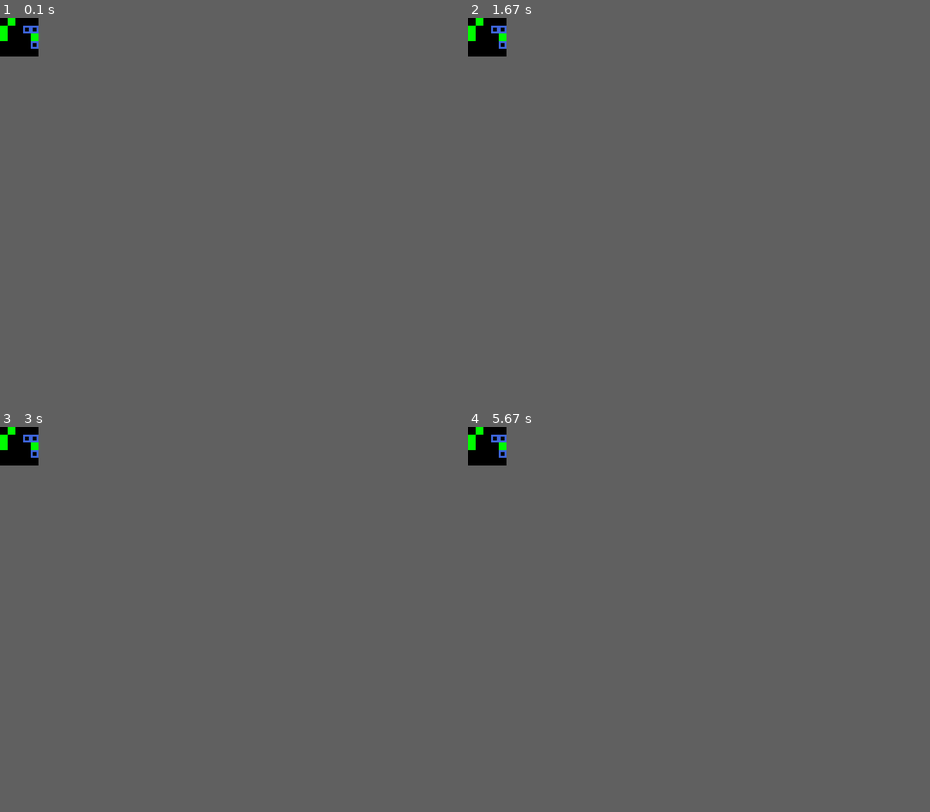
Above: before the commit, frames 1-4 (two rows, left to right).
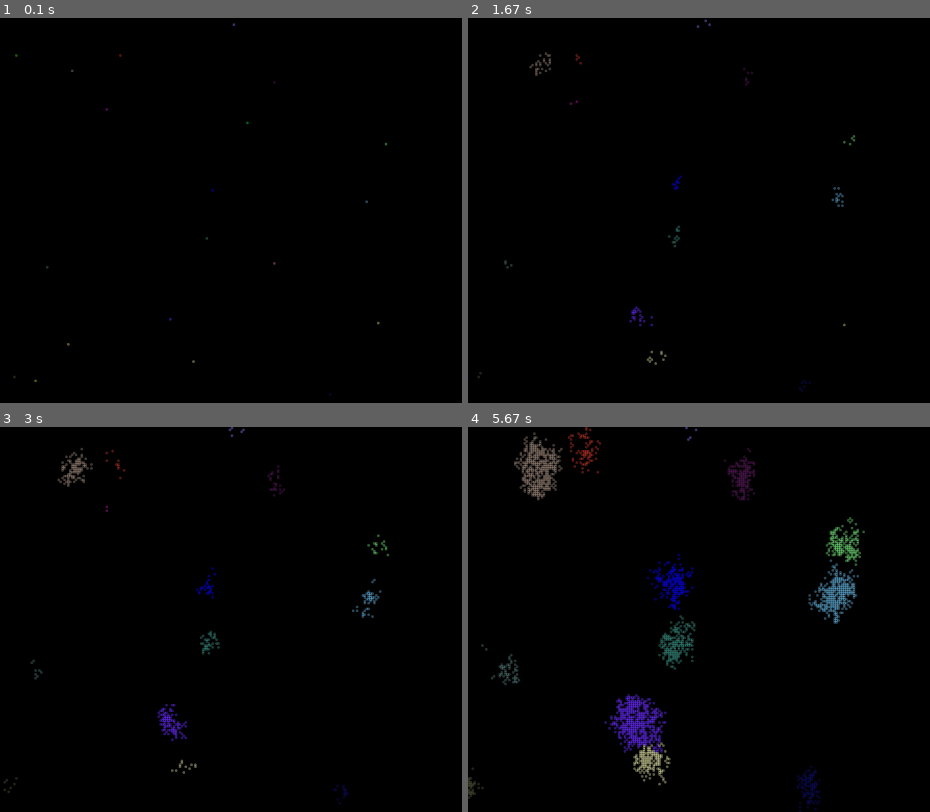
Above: after the commit, the same moments.

Repository: 6hAkunAmAtAtA9/Evolution_simulation_pygame
Game: pygame game, started from evolution_game.py
The game is run twice, just before and just after one commit, with the same random seed, the same clock (stepped at 60 frames per second) and the same inputs.
Inputs:
- Up to frame 1 (0.1 s): no input
- Up to frame 2 (1.67 s): no input
- Up to frame 3 (3 s): no input
- Up to frame 4 (5.67 s): no input
In our replay, the window is 75x75 before the commit and 900x750 after it. These sizes can differ from the game's own. Grey fills any space a smaller window leaves; there, only what the larger window draws over its background counts as a difference.

The runs differ from the first frame. In frame 1, 0.3% of the frame differs, in the area x 0-84%, y 0-98%; in frame 2, 0.5%; in frame 3, 1.1%; in frame 4, 4.4%, in the area x 0-86%, y 0-100%.

Commit message:
2. Working array. Dying and birthing. Energy and move_dying

Diff:
--- a/actions.py
+++ b/actions.py
@@ -1,16 +1,23 @@
 import random
 import pygame
 from settings import Settings
+from cell import Cell
 settings = Settings()
 
 
 def life_cicle(cell, cell_list):
     """Main circle of events in cells life"""
     location = nearby_objects(cell, cell_list)
+    birth(cell, cell_list, location)
+    square_moving(cell, cell_list, location)
+    cell.action_possibility = False
+    cell.freedom_love += 1
 
-    square_moving(cell, cell_list, location)
+
+
+
+
     #print(location[0], location[1], location[2], sep='\n')
-    #print("**************")
     #print(nearby_objects(cell, cell_list))
 
 
@@ -68,23 +75,35 @@
 def square_moving(cell, cell_list, location):
     cell.moving_indicator = random.choice(('up', 'down', 'left', 'right'))
 
-    if cell.moving_indicator == 'up' and cell.y >= cell.height and location[0][1] == '0':
-        cell.y -= cell.height
+    if cell.moving_indicator == 'up' and location[0][1] == '0':
+        cell_list[cell.y - 1][cell.x] = cell
+        cell_list[cell.y][cell.x] = '0'
+        cell.y -= 1
         cell.energy -= 1
+        cell.freedom_love -= 2
 
-    if cell.moving_indicator == 'down' and cell.y <= settings.screen_height - 2 * cell.height and location[2][1] == '0':
-        cell.y += cell.height
+    if cell.moving_indicator == 'down' and location[2][1] == '0':
+        cell_list[cell.y + 1][cell.x] = cell
+        cell_list[cell.y][cell.x] = '0'
+        cell.y += 1
         cell.energy -= 1
+        cell.freedom_love -= 2
 
-    if cell.moving_indicator == 'right' and cell.x >= cell.width and location[1][0] == '0':
-        cell.x -= cell.width
+    if cell.moving_indicator == 'left' and location[1][0] == '0':
+        cell_list[cell.y][cell.x - 1] = cell
+        cell_list[cell.y][cell.x] = '0'
+        cell.x -= 1
         cell.energy -= 1
+        cell.freedom_love -= 2
 
-    if cell.moving_indicator == 'left' and cell.x <= settings.screen_width - 2 * cell.width and location[1][2] == '0':
-        cell.x += cell.width
+    if cell.moving_indicator == 'right' and location[1][2] == '0':
+        cell_list[cell.y][cell.x + 1] = cell
+        cell_list[cell.y][cell.x] = '0'
+        cell.x += 1
         cell.energy -= 1
+        cell.freedom_love -= 2
 
-    cell.object = pygame.Rect((cell.x, cell.y, cell.width, cell.height))
+    cell.object = pygame.Rect((cell.x * cell.width, cell.y * cell.height, cell.width, cell.height))
 
 def movement_possibility(cell, cell_list):
     for v in cell_list.values():
@@ -98,36 +117,50 @@
     top = ['0', '0', '0']
     middle = ['0', 'C', '0']
     bottom = ['0', '0', '0']
-    for k, v in cell_list.items():
-        if cell == v:
-            continue
-        if v.x - cell.width <= cell.x <= v.x + cell.width:
-            if v.y - cell.height <= cell.y <= v.y + cell.height:
-                if v.x - cell.width == cell.x:
-                    if v.y + cell.height == cell.y:
-                        top[2] = [k, v.type[0]]
-                    elif v.y == cell.y:
-                        middle[2] = [k, v.type[0]]
-                    else:
-                        bottom[2] = [k, v.type[0]]
-                elif v.x == cell.x:
-                    if v.y + cell.height == cell.y:
-                        top[1] = [k, v.type[0]]
-                    else:
-                        bottom[1] = [k, v.type[0]]
-                else:
-                    if v.y + cell.height == cell.y:
-                        top[0] = [k, v.type[0]]
-                    elif v.y == cell.y:
-                        middle[0] = [k, v.type[0]]
-                    else:
-                        bottom[0] = [k, v.type[0]]
+
+    top[0] = try_to_see(cell_list, cell.y - 1, cell.x - 1)
+    top[1] = try_to_see(cell_list, cell.y - 1, cell.x)
+    top[2] = try_to_see(cell_list, cell.y - 1, cell.x + 1)
+    middle[0] = try_to_see(cell_list, cell.y, cell.x - 1)
+    middle[2] = try_to_see(cell_list, cell.y, cell.x + 1)
+    bottom[0] = try_to_see(cell_list, cell.y + 1, cell.x - 1)
+    bottom[1] = try_to_see(cell_list, cell.y + 1, cell.x)
+    bottom[2] = try_to_see(cell_list, cell.y + 1, cell.x + 1)
     return [top, middle, bottom]
 
-def killer(cell_list:dict):
-    kill_list = []
-    for k, v in cell_list.items():
-        if v.energy <= 0:
-            kill_list.append(k)
+def try_to_see(cell_list, oringinal_y, original_x):
+    a = '-'
+    if original_x < 0 or oringinal_y < 0:
+        return '-'
+    try:
+        a = cell_list[oringinal_y][original_x]
+    except IndexError:
+        a = '-'
+    return a
 
-    [cell_list.pop(key) for key in kill_list]
+
+def birth(cell, cell_list, location):
+    birth_probability = random.randint(1, 5)
+    if birth_probability >= 5 and len(cell_list) - 1 > cell.y > 1:
+        if cell_list[cell.y - 1][cell.x] == '0':
+            try:
+                cell_list[cell.y - 1][cell.x] = Cell(cell.y - 1, cell.x, cell.color)
+
+            except IndexError:
+                pass
+        elif cell_list[cell.y + 1][cell.x] == '0':
+            try:
+                cell_list[cell.y + 1][cell.x] = Cell(cell.y + 1, cell.x, cell.color)
+            except IndexError:
+                pass
+
+
+
+def killer(cell_list, death_count):
+    for i in range(len(cell_list)):
+        for j in range(len(cell_list[i])):
+            if cell_list[i][j] != '0':
+                if (cell_list[i][j].type == 'cell' and cell_list[i][j].freedom_love > 10) or cell_list[i][j].energy == 0:
+                    cell_list[i][j] = '0'
+                    death_count += 1
+    return death_count
--- a/cell.py
+++ b/cell.py
@@ -4,20 +4,23 @@
 
 class Cell():
 
-    def __init__(self):
+    def __init__(self, y, x, color):
         self.type = 'cell'
 
         self.settings = Settings()
         self.width = self.settings.start_size
         self.height = self.settings.start_size
-        self.x = random.choice(list(range(int(self.settings.screen_width / self.settings.start_size))))
-        self.y = random.choice(list(range(int(self.settings.screen_height / self.settings.start_size))))
+        self.x = x
+        self.y = y
         self.line_thin = self.settings.line_thin
         self.energy = self.settings.start_energy
+        self.action_possibility = False
+        self.freedom_love = 0
+
 
         #self.color = random.choice(self.settings.colors)
-        self.color = self.settings.ROYAL_BLUE
-        self.object = pygame.Rect((self.y * self.height, self.x * self.width, self.width, self.height))
+        self.color = color
+        self.object = pygame.Rect((self.x * self.width, self.y * self.height, self.width, self.height))
         self.step_counter = 0
         self.moving_leight = 0
         self.move_right_flag = False
--- a/environemt.py
+++ b/environemt.py
@@ -18,5 +18,5 @@
         super().__init__()
         self.type = 'food'
         self.color = self.settings.LIME
-        self.object = pygame.Rect((self.y * self.height, self.x * self.width, self.width, self.height))
+        self.object = pygame.Rect((self.x * self.width, self.y * self.height, self.width, self.height))
         self.energy = 5
--- a/evolution_game.py
+++ b/evolution_game.py
@@ -6,6 +6,7 @@
 from cell import Cell
 from environemt import Enviroment, Food
 import actions
+
 
 class Evolution_game:
 
@@ -19,70 +20,63 @@
                         for _ in range(int(self.settings.screen_height / self.settings.start_size))]
 
 
-        for i in range(self.settings.cells_start_count):
-            cell = Cell()
-            if self.objects[cell.x][cell.y] == '0':
-                self.objects[cell.x][cell.y] = cell
+        arr = []
+        for _ in range(self.settings.cells_start_count):
+            a = random.randint(0, len(self.objects))
+            b = random.randint(0, len(self.objects))
+            arr.append((a, b))
+        print(arr)
+
+
+        for i in range(len((self.objects))):
+            for j in range(len(self.objects[i])):
+                if (i, j) in arr and self.objects[i][j] == '0':
+                    color = (random.randint(0, 255), random.randint(0, 255), random.randint(0, 255))
+                    self.objects[i][j] = Cell(i,j, color)
 
         for i in range(self.settings.food_start_count):
             food = Food()
-            if self.objects[food.x][food.y] == '0':
-                self.objects[food.x][food.y] = food
-        #
-        # for i in range(self.settings.cells_start_count, self.settings.cells_start_count + self.settings.food_start_count):
-        #     env = Food()
-        #         self.objects[i] = env
-        #     if actions.movement_possibility(env, self.objects):
+            if self.objects[food.y][food.x] == '0':
+                self.objects[food.y][food.x] = food
 
         self.round_counter = 0
-        #print(self.objects)
-        #print(dir(self.objects[0]))
-        #print(self.objects[0].type)
+        self.death_count = 0
+        self.cell_count = 0
 
-        #for value in self.objects.values():
-            #print(f'{value.type} in {value.x}:{value.y}')
-
+        print('Y:', len(self.objects), 'X:', len(self.objects[0]))
 
     def run_game(self):
         while True:
             self.screen.fill(self.settings.bg_color)
+            actions.killer(self.objects, self.death_count)
 
 
             for i in range(len((self.objects))):
                 for j in range(len(self.objects[i])):
                     if self.objects[i][j] != '0':
-                        print(self.objects[i][j].x, self.objects[i][j].y)
-                        pygame.draw.rect(self.screen, self.objects[i][j].color, self.objects[i][j].object, self.objects[i][j].line_thin)
+                        if self.objects[i][j].type == 'cell' and self.objects[i][j].action_possibility == True:
+                            actions.life_cicle(self.objects[i][j], self.objects)
 
 
-            # actions.killer(self.objects)
-            # for key, value in self.objects.items():
-            #     if value.type == 'cell':
-            #         actions.life_cicle(value, self.objects)
-            #         pygame.draw.rect(self.screen, value.color, value.object, self.settings.line_thin)
-            #
-            #     if value.type == 'food':
-            #         pygame.draw.rect(self.screen, value.color, value.object, value.line_thin)
-
-            for i in range(len(self.objects)):
-                print(self.objects[i])
-
-
-
-            print("*" * len(self.objects))
-
-
+            for i in range(len((self.objects))):
+                for j in range(len(self.objects[i])):
+                    if self.objects[i][j] != '0':
+                        if self.objects[i][j].type == 'cell':
+                            self.objects[i][j].action_possibility = True
+                            self.cell_count += 1
+                            pygame.draw.rect(self.screen, self.objects[i][j].color, self.objects[i][j].object,
+                                             self.objects[i][j].line_thin)
+                        else:
+                            pygame.draw.rect(self.screen, self.objects[i][j].color, self.objects[i][j].object,
+                                             self.objects[i][j].line_thin)
 
             pygame.display.flip()
-
-            time.sleep(60)
-            self.round_counter += 1
-
+            time.sleep(0.1)
 
 
             for event in pygame.event.get():
-               if event.type == pygame.QUIT:
-                   sys.exit()
+                if event.type == pygame.QUIT:
+                    sys.exit()
 
 
 if __name__ == "__main__":
--- a/settings.py
+++ b/settings.py
@@ -3,14 +3,14 @@
 class Settings():
 
     def __init__(self):
-        self.cells_start_count = 3
-        self.food_start_count = 5
-        self.screen_width = 100
-        self.screen_height = 100
+        self.cells_start_count = 20
+        self.food_start_count = 0
+        self.screen_width = 1200
+        self.screen_height = 1000
         self.bg_color = (0, 0, 0)
-        self.line_thin = 5
-        self.start_size = 20   # начальный размер квадратов
-        self.start_energy = 30
+        self.line_thin = 1
+        self.start_size = 5  # начальный размер квадратов
+        self.start_energy = random.randint(1, 20)
 
         '''Colors'''
         self.LIGHT_BLUE = (173, 216, 230)
--- a/try.py
+++ b/try.py
@@ -1,4 +1,16 @@
-object = [['0' for i in range(10)] for j in range(10)]
-for i in range(len(object)):
+from environemt import Enviroment
 
-    print(object[i])
+food = Enviroment()
+print(food.x)
+
+a = [food]
+a[0].x = 2
+print(food.x)
+
+a = [0, 1]
+try:
+    a[2] = 3
+    print(a[2])
+except IndexError:
+    a[1] = 3
+    print(a[1])
